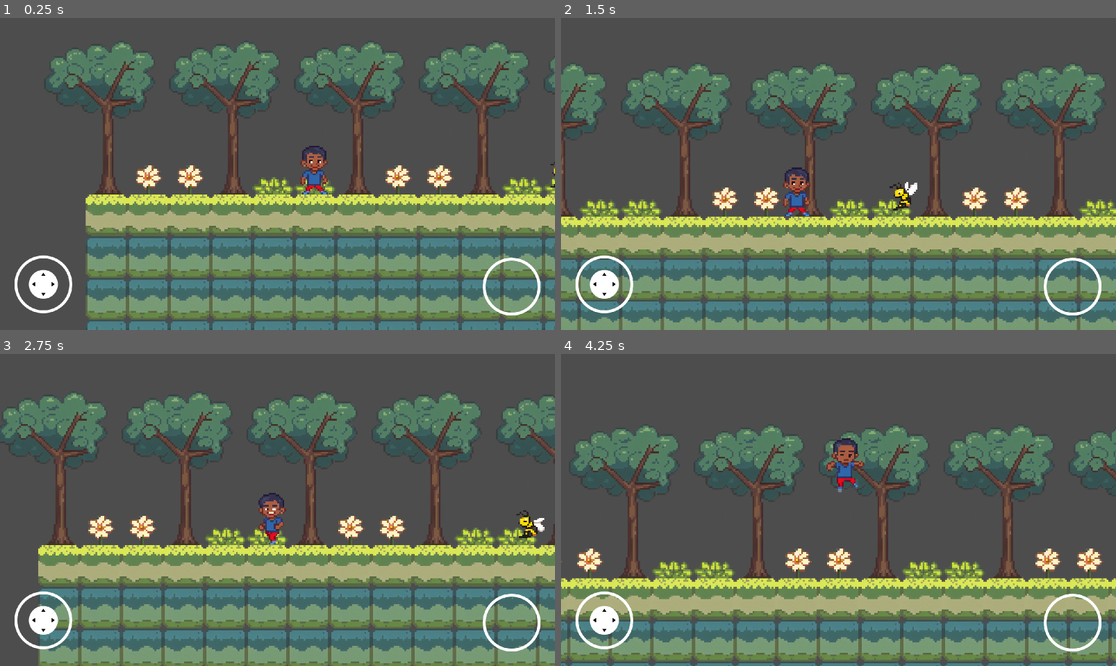
Above: before the commit, frames 1-4 (two rows, left to right).
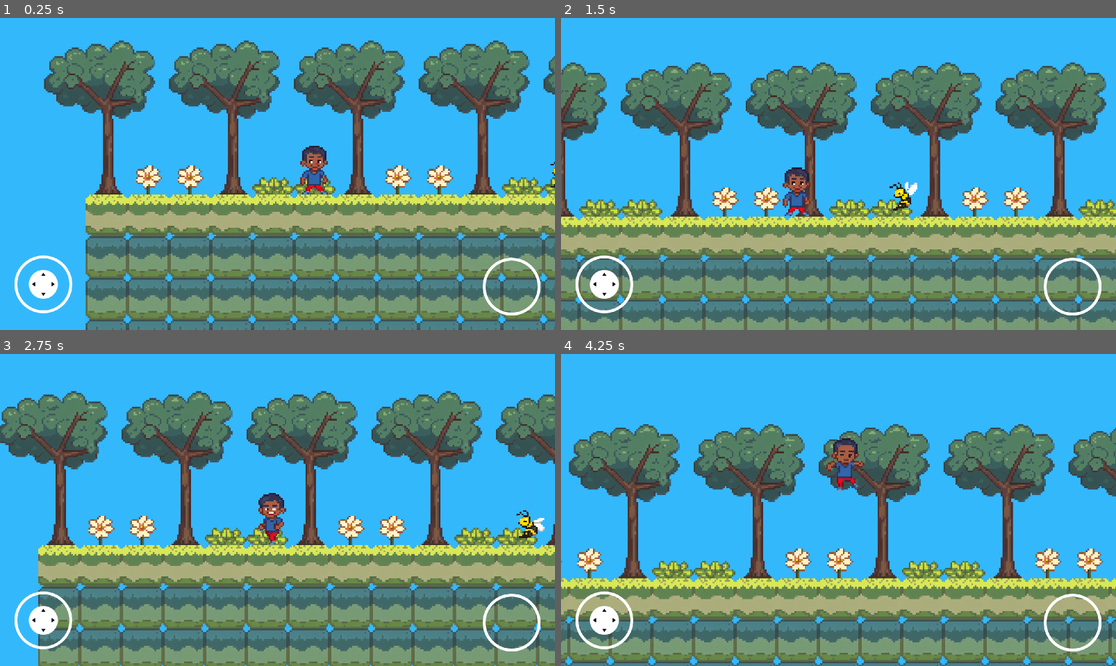
Above: after the commit, the same moments.

Repository: codenergy-dev/maricagamesjam2025_codenergy
Game: Godot game, scene res://scenes/game.tscn
The game is run twice, just before and just after one commit, with the same random seed, the same clock (stepped at 60 frames per second) and the same inputs. The engine's default icon, where the game draws it, is replaced by a stand-in: a white triangle on a blue panel in a dark square.
Inputs (mouse positions are in pixels of both pictures, inside the frame that each line leads up to):
- Up to frame 1 (0.25 s): no input
- Up to frame 2 (1.5 s): tap Enter (ui_accept) at 0.5, 0.77 s; move the mouse to (960, 158) at 0.52 s; hold Right (ui_right) 0.53-1.25 s; click (960, 158) at 0.67 s; drag from (727, 189) to (827, 233) at 1.27 s
- Up to frame 3 (2.75 s): move the mouse to (333, 441) at 2.02 s; hold Left (ui_left) from 2.03 s (still down)
- Up to frame 4 (4.25 s): release Left (ui_left) at 2.75 s; drag from (810, 572) to (672, 463) at 2.77 s; move the mouse to (1005, 556) at 3.52 s; hold Right (ui_right) from 3.53 s (still down); tap Enter (ui_accept) at 3.77 s

The runs differ from the first frame. In frame 1, 45% of the frame differs, in the area x 0-100%, y 0-100%; in frame 2, 43%; in frame 3, 44%; in frame 4, 53%.

Commit message:
Update environment default clear color

Diff:
--- a/godot/project.godot
+++ b/godot/project.godot
@@ -60,3 +60,4 @@
 textures/canvas_textures/default_texture_filter=0
 renderer/rendering_method="gl_compatibility"
 renderer/rendering_method.mobile="gl_compatibility"
+environment/defaults/default_clear_color=Color(0.203922, 0.721569, 0.988235, 1)
